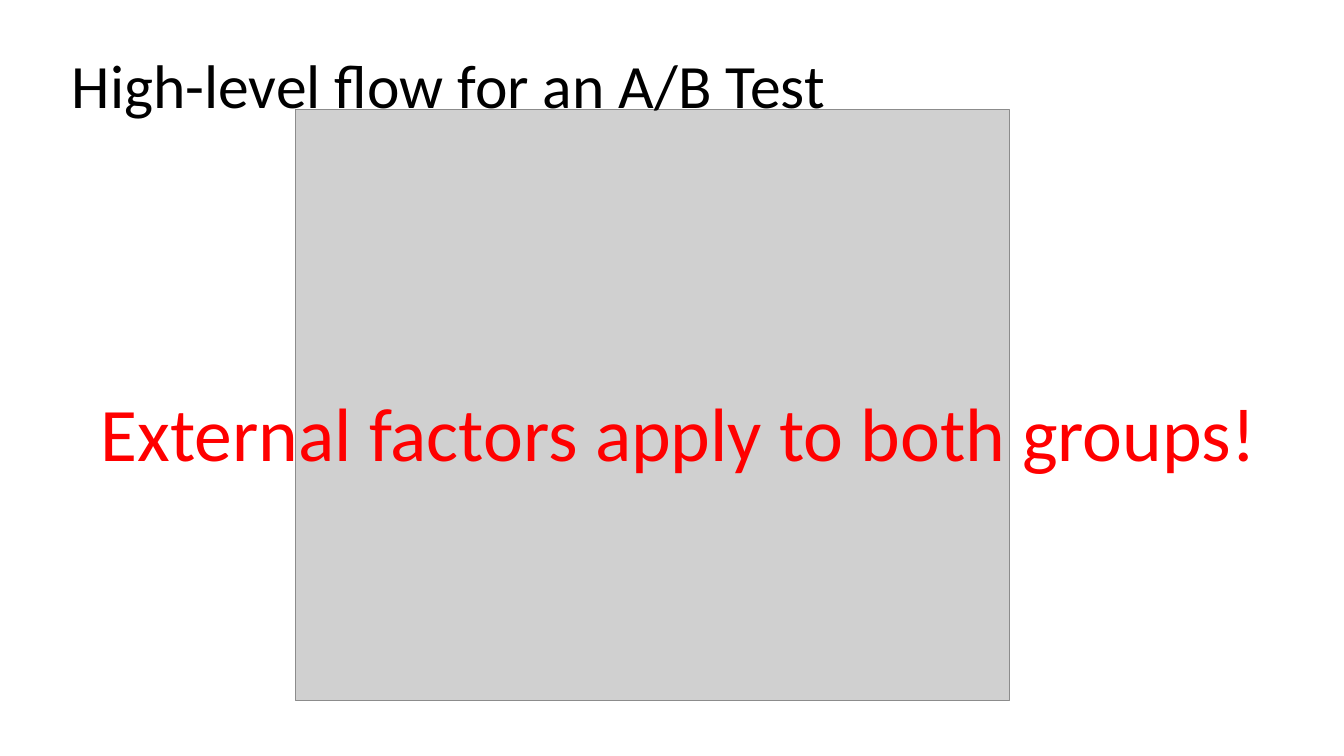
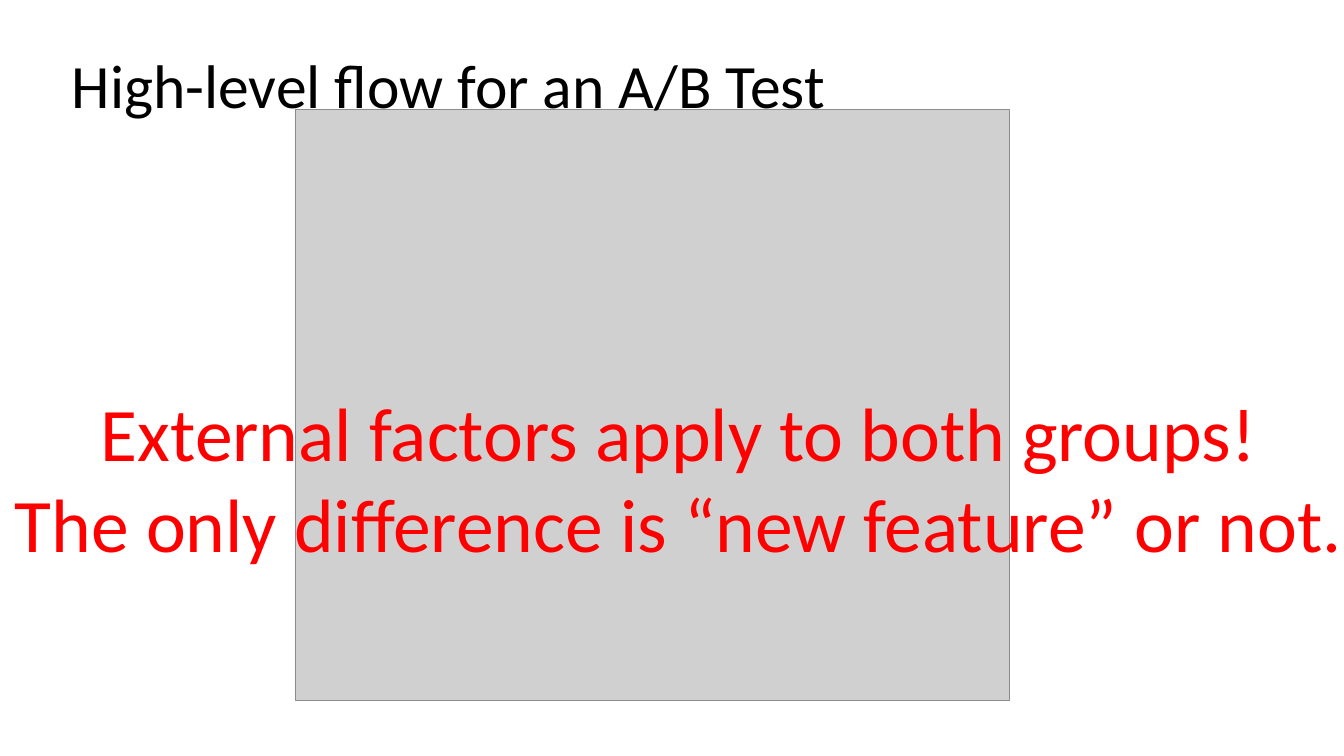
Before and after one commit to patng323/learn, a slide deck: slide 9 of FieldExperiments/AB Testing.pptx. Drawn at 1344x756 pixels with LibreOffice and Linux fonts; fonts in the diff are those of the drawing; grey boxes stand for pictures. Boxes give left, top, right and bottom in pixels: in the first picture for what was removed or moved away, otherwise in the second. Text is boxed around its words. In the diff, an @@ line names an element or a change of style, - is before the commit and + after.

```diff
--- a/FieldExperiments/AB Testing.pptx
+++ b/FieldExperiments/AB Testing.pptx
@@ text at (15,399,1342,570): text changed @@
-External factors apply to both groups!
+External factors apply to both groups!
+The only difference is “new feature” or not.
```
Also in this commit, not shown: 3 other slides changed, 1 slide added.
